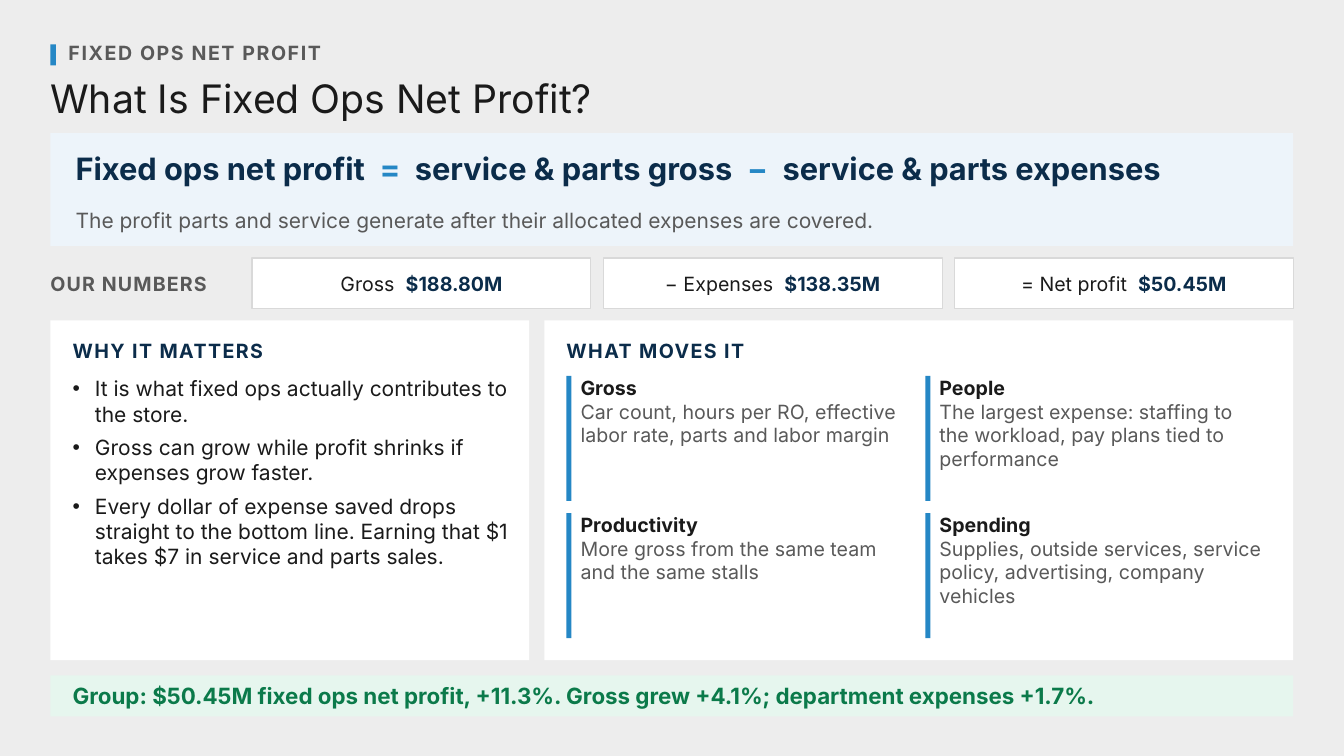
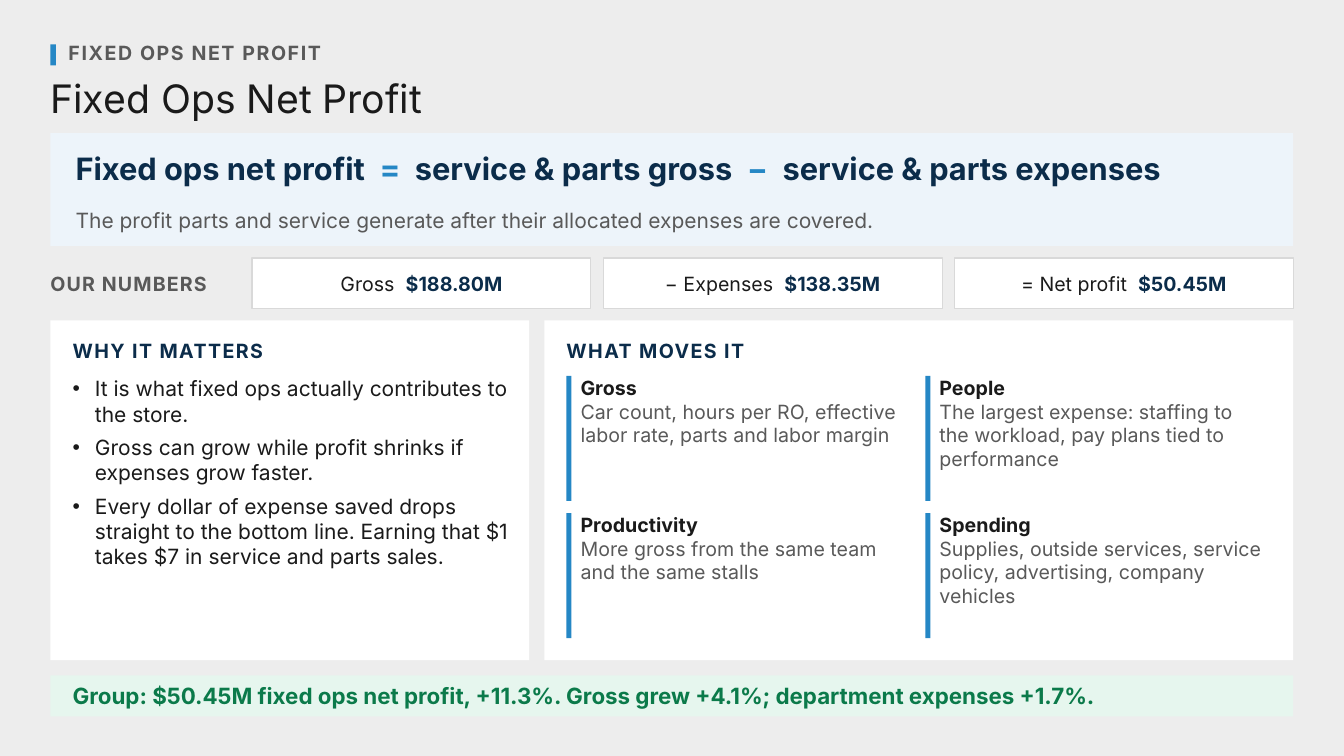
Before and after one commit to Ndresner/Noah, a slide deck: slide 4 of day2-deck/decks/Fixed Ops - Day 2 Example Test Deck.pptx. Drawn at 1344x756 pixels with LibreOffice and Linux fonts; fonts in the diff are those of the drawing. Boxes give left, top, right and bottom in pixels: in the first picture for what was removed or moved away, otherwise in the second. Text is boxed around its words. In the diff, an @@ line names an element or a change of style, - is before the commit and + after.

```diff
--- a/day2-deck/decks/Fixed Ops - Day 2 Example Test Deck.pptx
+++ b/day2-deck/decks/Fixed Ops - Day 2 Example Test Deck.pptx
@@ text at (50, 83, 422, 121): text changed @@
-What Is Fixed Ops Net Profit?
+Fixed Ops Net Profit
```
Also in this commit, not shown: 10 other slides changed, 9 other files.
